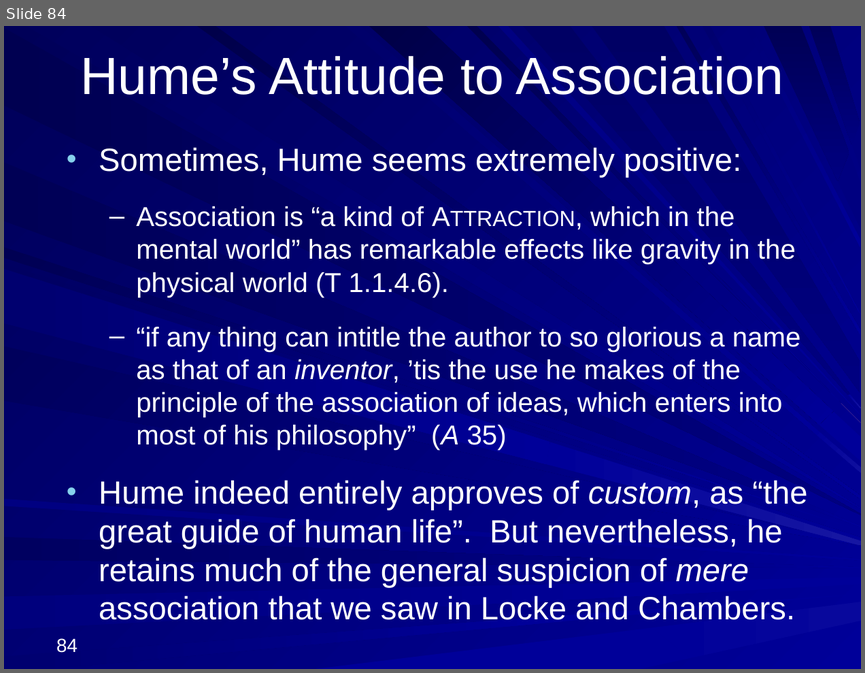
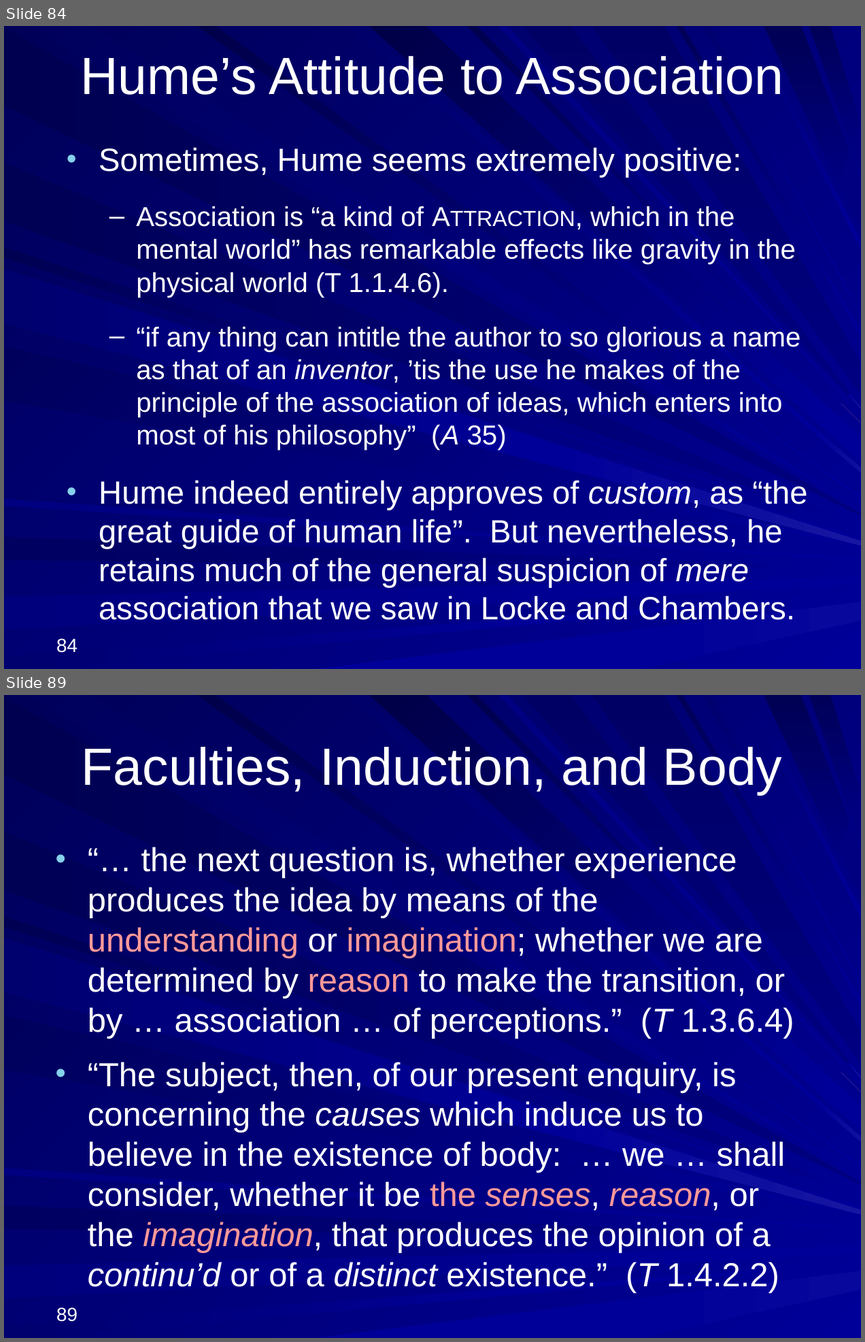
Before and after one commit to englishphilosophy/hume-texts-online, a slide deck: teaching/lectures/2025_Hume_MT_current.pptx. Shown one above the other, each under a label of ours: slide 84 before the commit, slides 84 and 89 after it; the slides between them are not shown. The pictures are 865x673 and 865x1342 pixels, drawn with LibreOffice and Linux fonts; fonts in the diff are those of the drawing. Boxes give left, top, right and bottom in pixels: in the first picture for what was removed or moved away, otherwise in the second. Text is boxed around its words. In the diff, an @@ line names an element or a change of style, - is before the commit and + after.

```diff
--- a/teaching/lectures/2025_Hume_MT_current.pptx
+++ b/teaching/lectures/2025_Hume_MT_current.pptx
@@ slide 89 added at (4, 695, 861, 1338), background gradient #000078 to #000099; not listed: 37 template elements that a slide beside it also shows @@
@@ title added at (82, 747, 782, 795), 44 pt, text #FFFFFF @@
+Faculties, Induction, and Body
@@ text added at (88, 847, 794, 1293), 28 pt, text #FFFFFF @@
+• “… the next question is, whether experience produces the idea by means of the understanding or imagination; whether we are determined by reason to make the transition, or by … association … of perceptions.” (T 1.3.6.4)
+• “The subject, then, of our present enquiry, is concerning the causes which induce us to believe in the existence of body: … we … shall consider, whether it be the senses, reason, or the imagination, that produces the opinion of a continu’d or of a distinct existence.” (T 1.4.2.2)
@@ page number added at (56, 1307, 77, 1321), 16 pt, text #FFFFFF @@
+89
```
Also in this commit, not shown: 47 other slides added, 3 other files.
